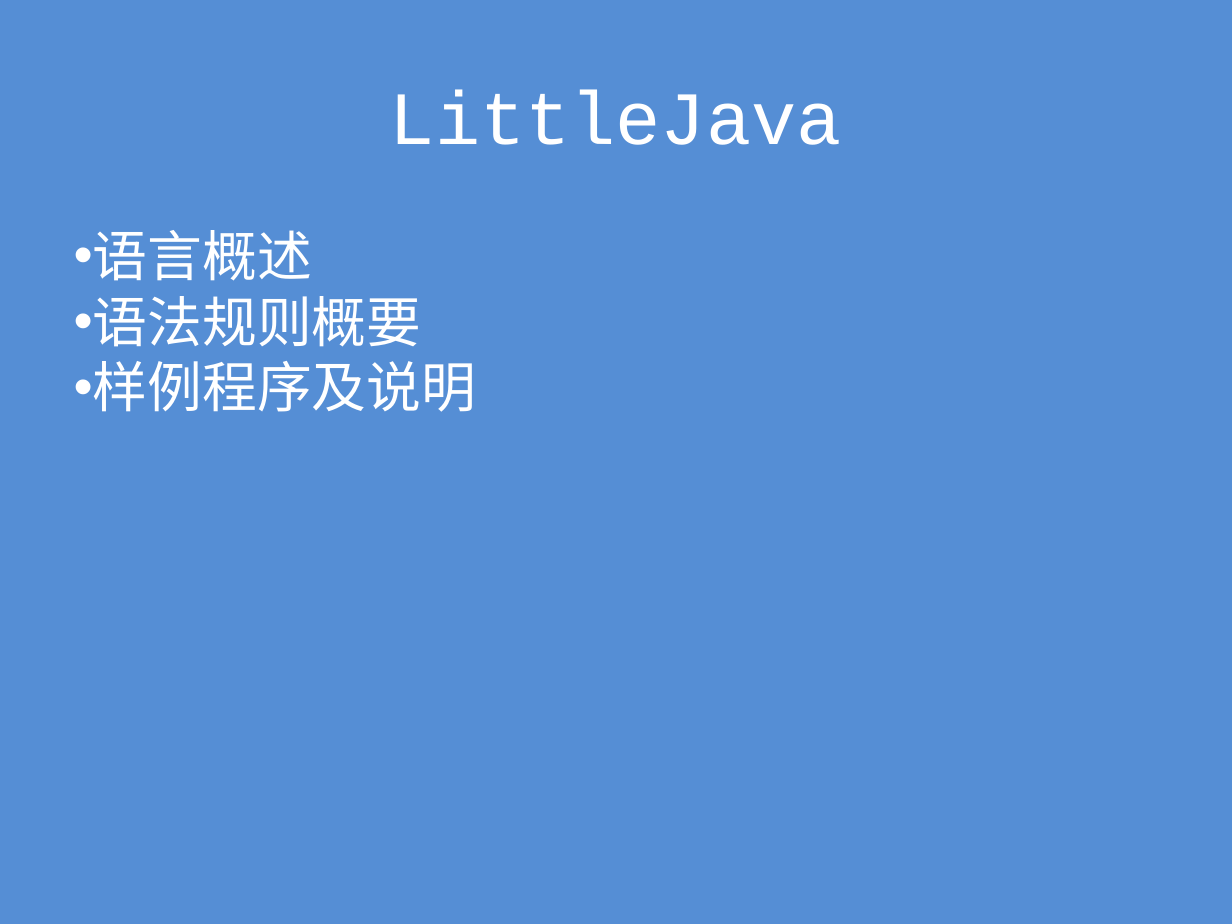
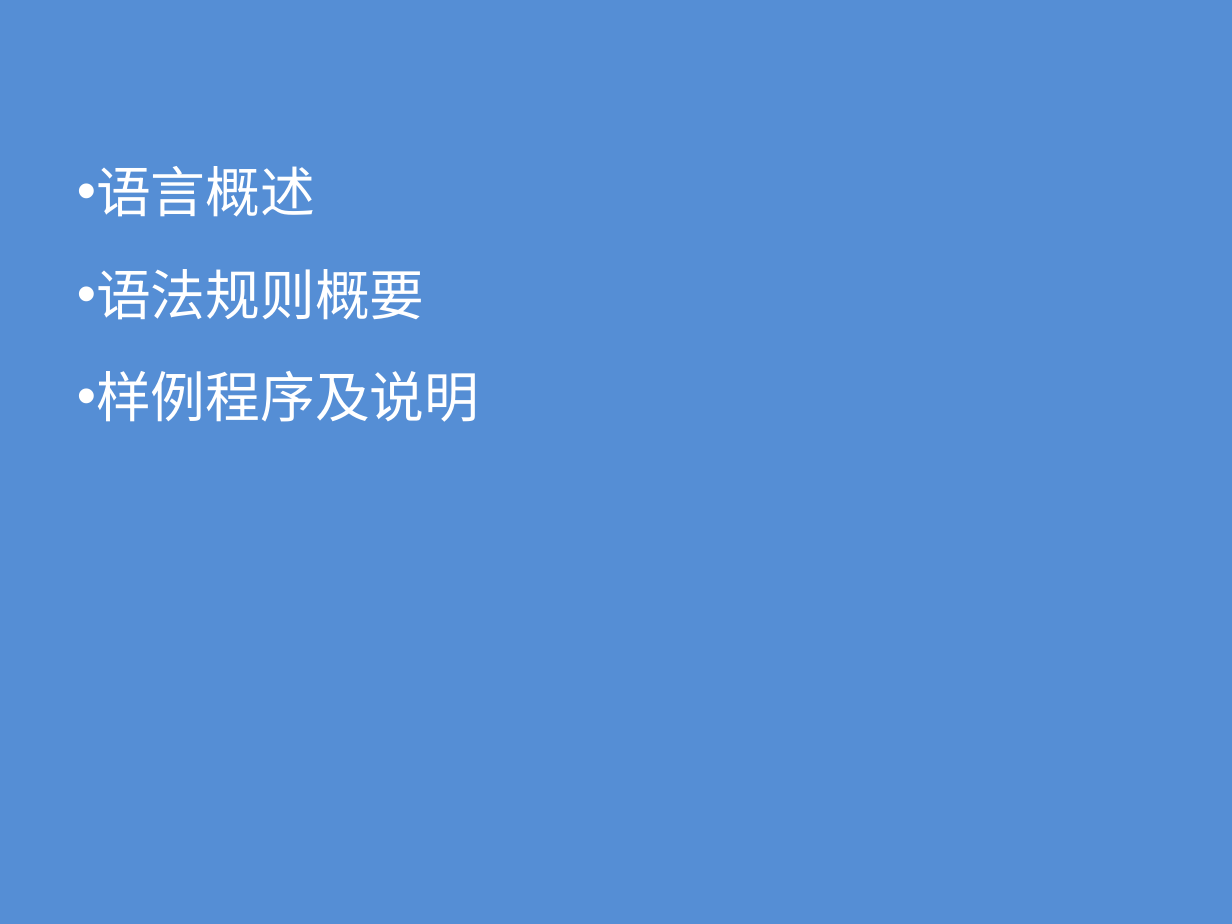
Before and after one commit to lilolelalu/jacc, a slide deck: slide 2 of submit/LittleJava语言简介.pptx (slide 1 before the commit). Drawn at 1232x924 pixels with LibreOffice and Linux fonts; fonts in the diff are those of the drawing. Boxes give left, top, right and bottom in pixels: in the first picture for what was removed or moved away, otherwise in the second. Text is boxed around its words. In the diff, an @@ line names an element or a change of style, - is before the commit and + after.

```diff
--- a/submit/LittleJava语言简介.pptx
+++ b/submit/LittleJava语言简介.pptx
@@ text removed at (390,89,842,145) @@
-LittleJava
@@ text "语言概述" rewrapped from (93,230,476,412) to (96,166,479,422) @@
```
Also in this commit, not shown: 2 other slides changed, 1 slide added, 1 other file.
